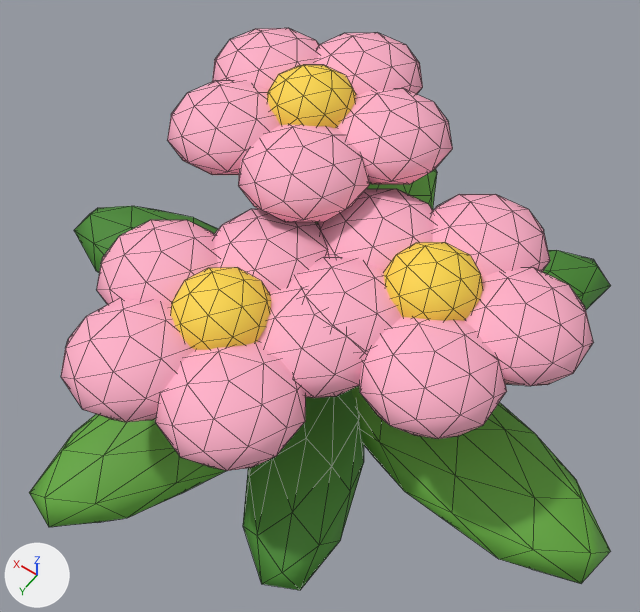
An edit to the FBX model Game/BlocksEscape/Assets/Prefabs/Scenery/FlowersPink.fbx, drawn before and after from the same camera.
The view is the same before and after, from a camera (50 mm lens) standing at (-0.309, 0.448, 0.781) and looking at (-0.003, 0.02, 0.109). Arrows for +X, +Y and +Z are at lower left; the lights stay in place. The older version comes first. Mesh edges are drawn as thin lines. Where no turn or scale is listed for an object, it has been applied to the vertices.

Before the edit, the objects in view are built like this:
```python
me_flowerspink = bpy.data.meshes.new('FlowersPink')
me_flowerspink.from_pydata(...)  # 1008 vertices, 1920 faces; spans x -0.336..0.33, y -0.329..0.317, z 0.0..0.251
me_flowerspink.materials.append(mat_scenery)  # picture img_scenery_palette_png
ob_flowerspink = bpy.data.objects.new('FlowersPink', me_flowerspink)
ob_flowerspink.location = (0.0, 0.0, 0.0)
```
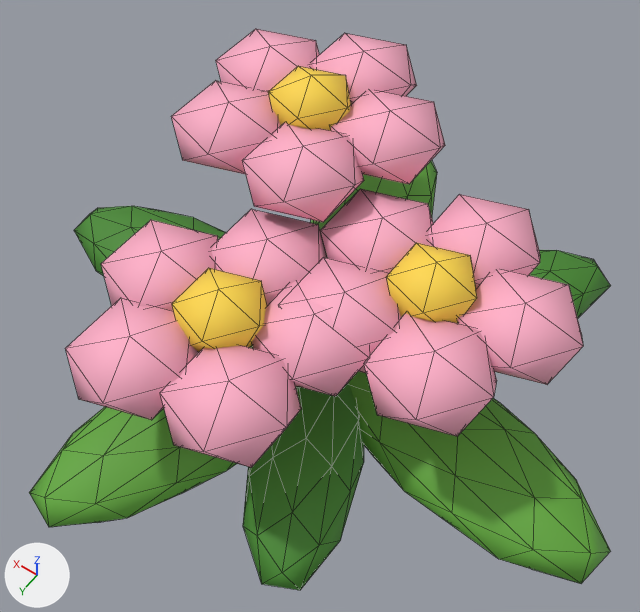
What differs and where, as boxes [x1, y1, x2, y2] in the pictures (640 x 612 px):
```json
{"object": "FlowersPink", "change": "reshaped", "before": [29, 28, 610, 590], "after": [29, 29, 610, 590]}
{"part": 1, "of": "me_flowerspink", "change": "deleted", "before": [61, 28, 593, 471], "on screen": "pink"}
```

The change, as JSON lines over the scene's bpy script:
```json
{"block": "me_flowerspink", "where": "# used by ob_flowerspink; location = (0.0, 0.0, 0.0)"}
{"op": "remove", "block": "me_flowerspink", "code": "me_flowerspink.from_pydata(...)  # 1008 vertices, 1920 faces; spans x -0.336..0.33, y -0.329..0.317, z 0.0..0.251"}
{"op": "add", "block": "me_flowerspink", "code": "me_flowerspink.from_pydata(...)  # 468 vertices, 840 faces; spans x -0.336..0.33, y -0.329..0.317, z 0.0..0.251"}
{"block": "me_flowerspink", "change": "me_flowerspink part 1: 540 vertices removed from x -0.241..0.236, y -0.255..0.252, z 0.133..0.245"}
```
